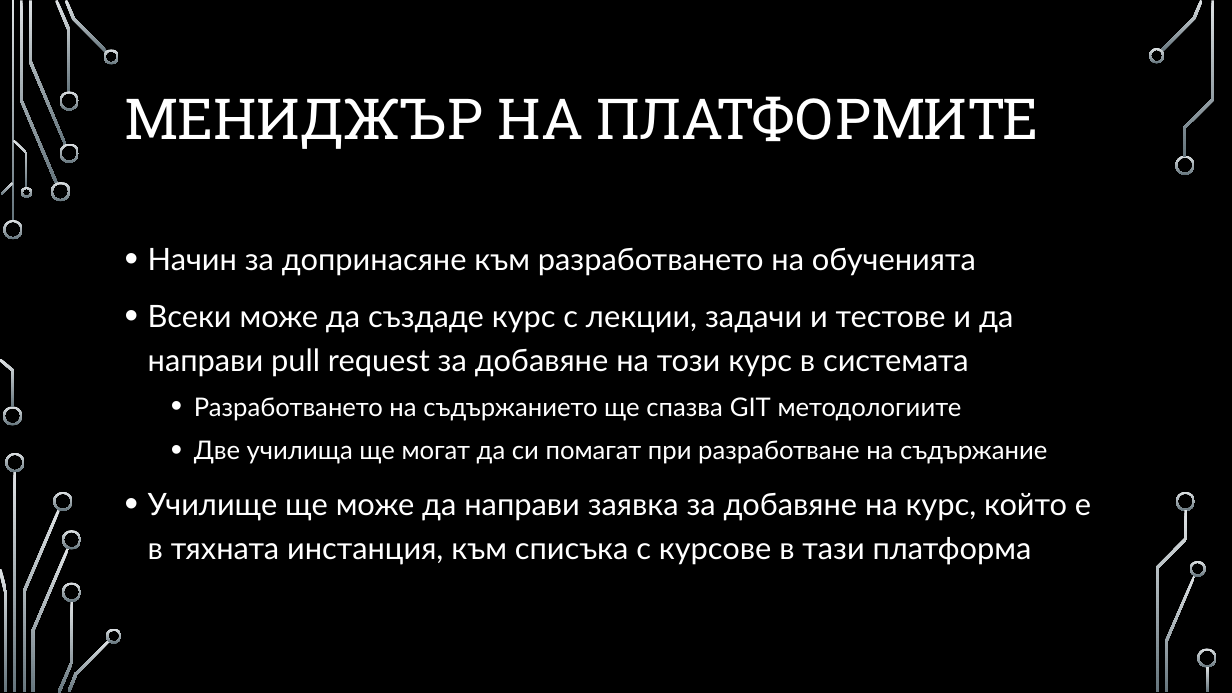
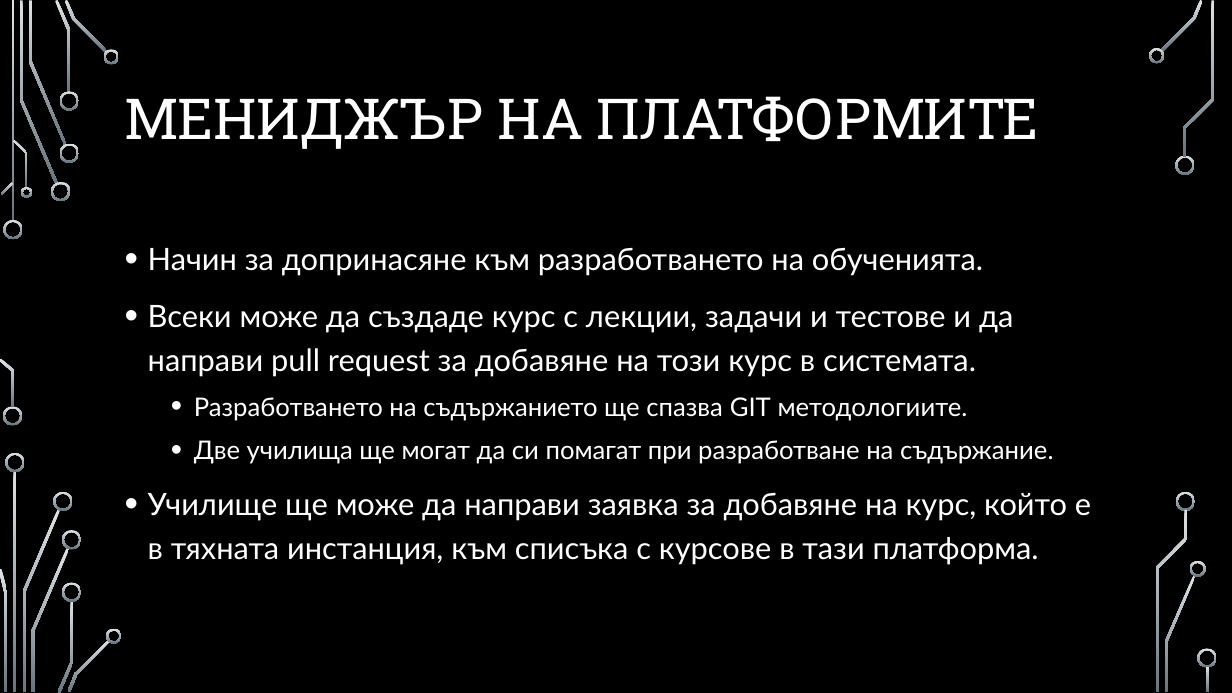
Before and after one commit to NaskoVasilev/JudgeSystem, a slide deck: slide 7 of Documentation/Next steps/How to improve Computer science education.pptx. Drawn at 1232x693 pixels with LibreOffice and Linux fonts; fonts in the diff are those of the drawing; background and template pictures are left out. Boxes give left, top, right and bottom in pixels: in the first picture for what was removed or moved away, otherwise in the second. Text is boxed around its words. In the diff, an @@ line names an element or a change of style, - is before the commit and + after.

```diff
--- a/Documentation/Next steps/How to improve Computer science education.pptx
+++ b/Documentation/Next steps/How to improve Computer science education.pptx
@@ text at bbox=[148, 247, 1091, 565]: text changed @@
-• Начин за допринасяне към разработването на обученията
-• Всеки може да създаде курс с лекции, задачи и тестове и да направи pull request за добавяне на този курс в системата
-  • Разработването на съдържанието ще спазва GIT методологиите
-  • Две училища ще могат да си помагат при разработване на съдържание
-• Училище ще може да направи заявка за добавяне на курс, който е в тяхната инстанция, към списъка с курсове в тази платформа
+• Начин за допринасяне към разработването на обученията.
+• Всеки може да създаде курс с лекции, задачи и тестове и да направи pull request за добавяне на този курс в системата.
+  • Разработването на съдържанието ще спазва GIT методологиите.
+  • Две училища ще могат да си помагат при разработване на съдържание.
+• Училище ще може да направи заявка за добавяне на курс, който е в тяхната инстанция, към списъка с курсове в тази платформа.
```
Also in this commit, not shown: 4 other slides changed, 1 other file.
